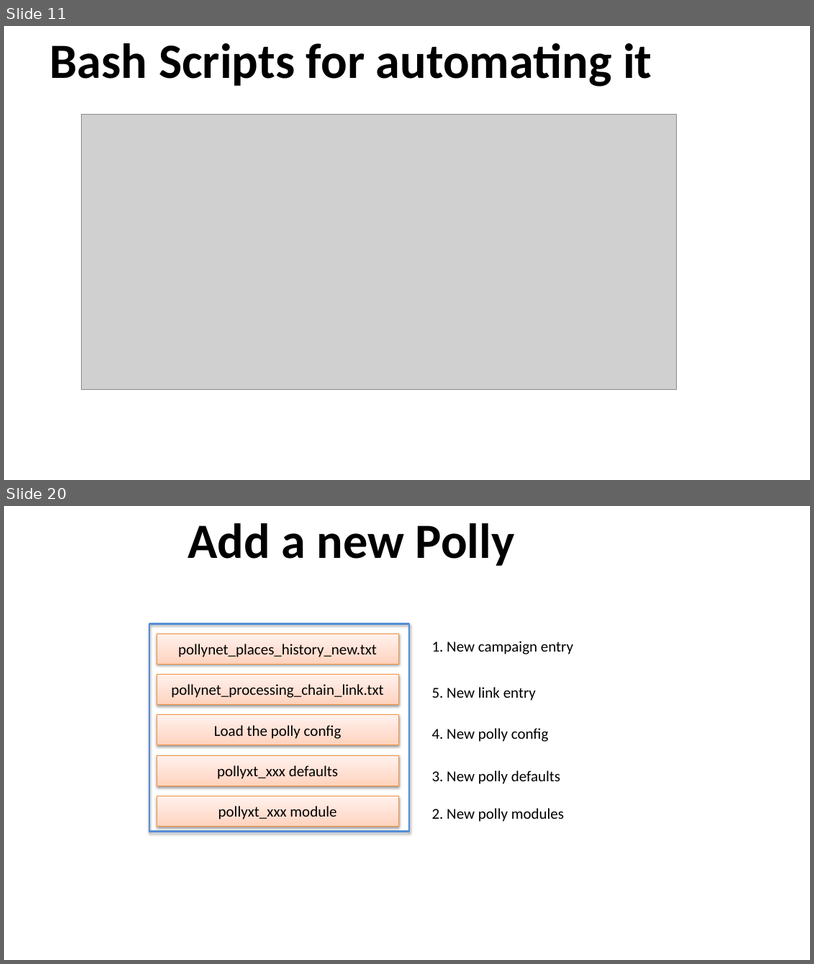
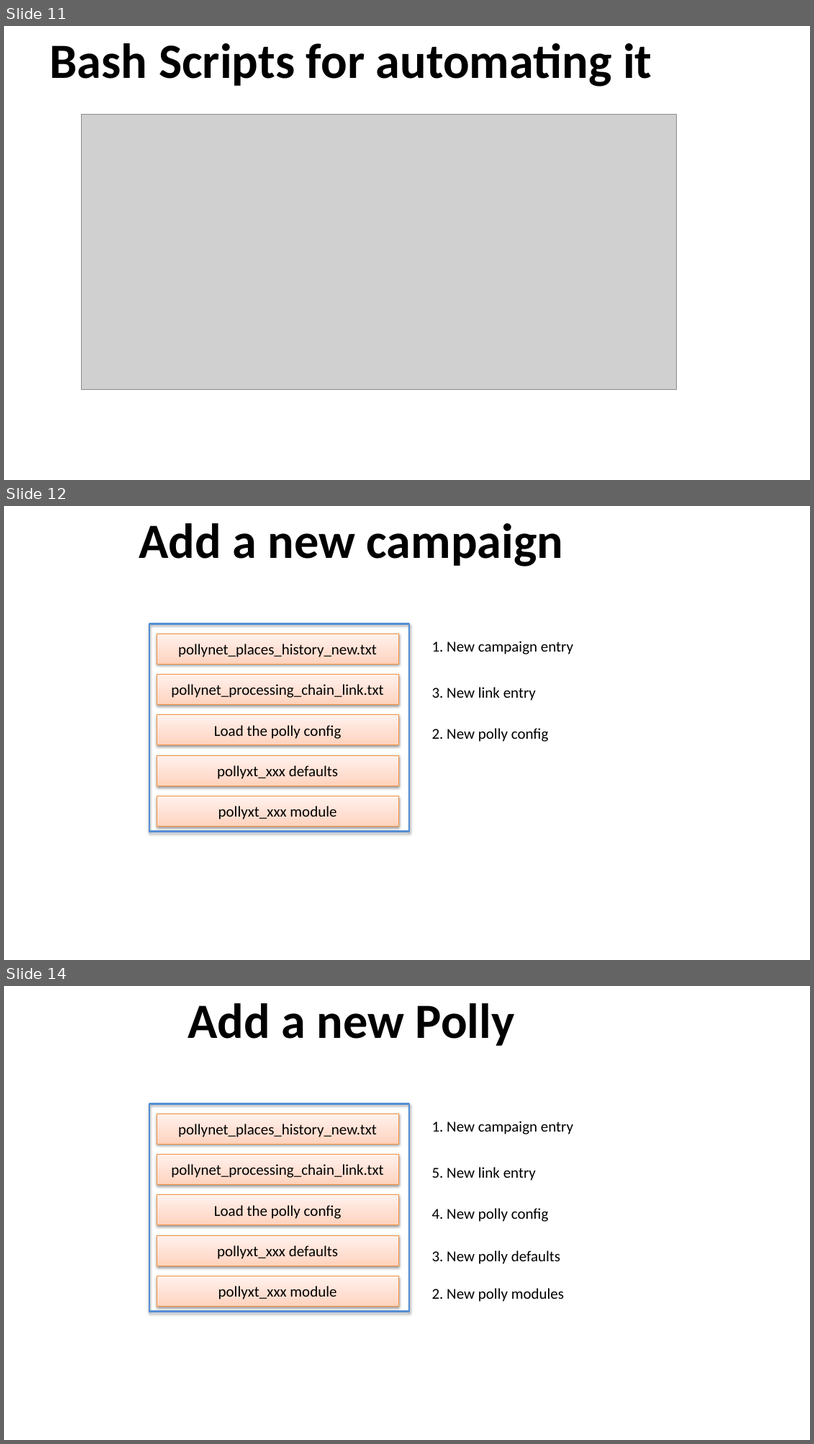
Before and after one commit to PollyNET/Pollynet_Processing_Chain, a slide deck: doc/Pollynet_Processing_Chain.pptx. Shown one above the other, each under a label of ours: slides 11 and 20 before the commit, slides 11, 12 and 14 after it; the slides between them are not shown. The pictures are 814x964 and 814x1444 pixels, drawn with LibreOffice and Linux fonts; fonts in the diff are those of the drawing; grey boxes stand for pictures; background and template pictures are left out. Boxes give left, top, right and bottom in pixels: in the first picture for what was removed or moved away, otherwise in the second. Text is boxed around its words. In the diff, an @@ line names an element or a change of style, - is before the commit and + after.

```diff
--- a/doc/Pollynet_Processing_Chain.pptx
+++ b/doc/Pollynet_Processing_Chain.pptx
@@ slide 12 added at <box>4,506,810,960</box>, background #FFFFFF @@
@@ title added at <box>139,523,564,566</box>, 58.7 pt, text #000000, bold @@
+Add a new campaign
@@ group added at <box>149,623,574,831</box>: 6 rectangles, 3 texts @@
+pollynet_places_history_new.txt
+pollynet_processing_chain_link.txt
+Load the polly config
+pollyxt_xxx defaults
+pollyxt_xxx module
+1. New campaign entry
+3. New link entry
+2. New polly config
@@ what was slide 20 is now slide 14 @@
```
Also in this commit, not shown: 2 slides changed, 4 other slides added, 1 other file.
